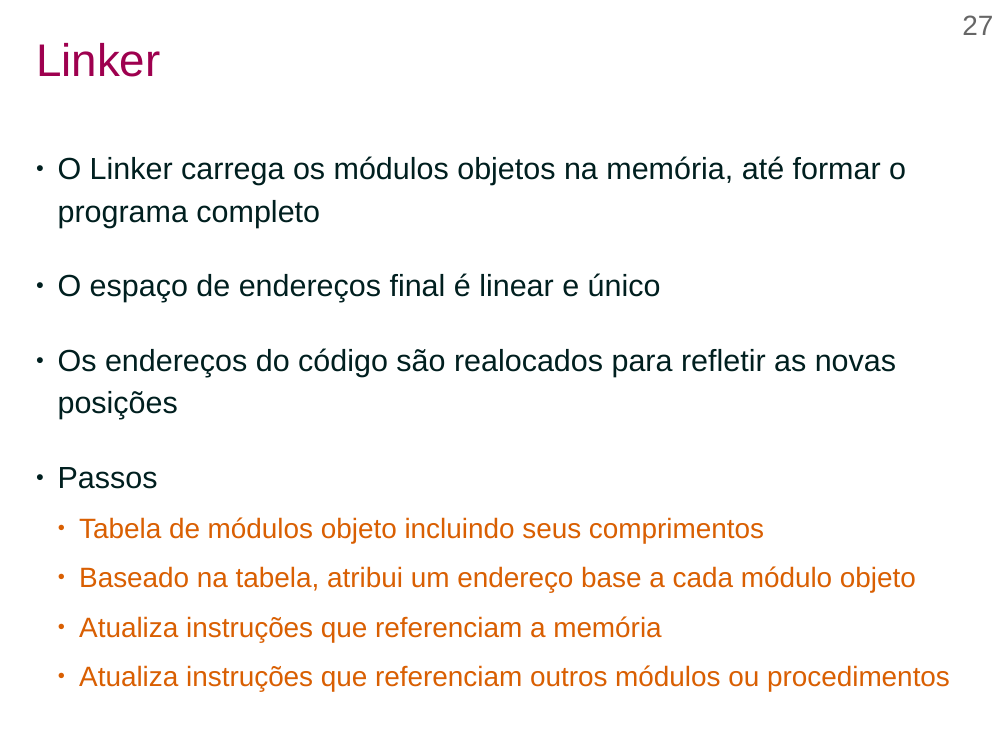
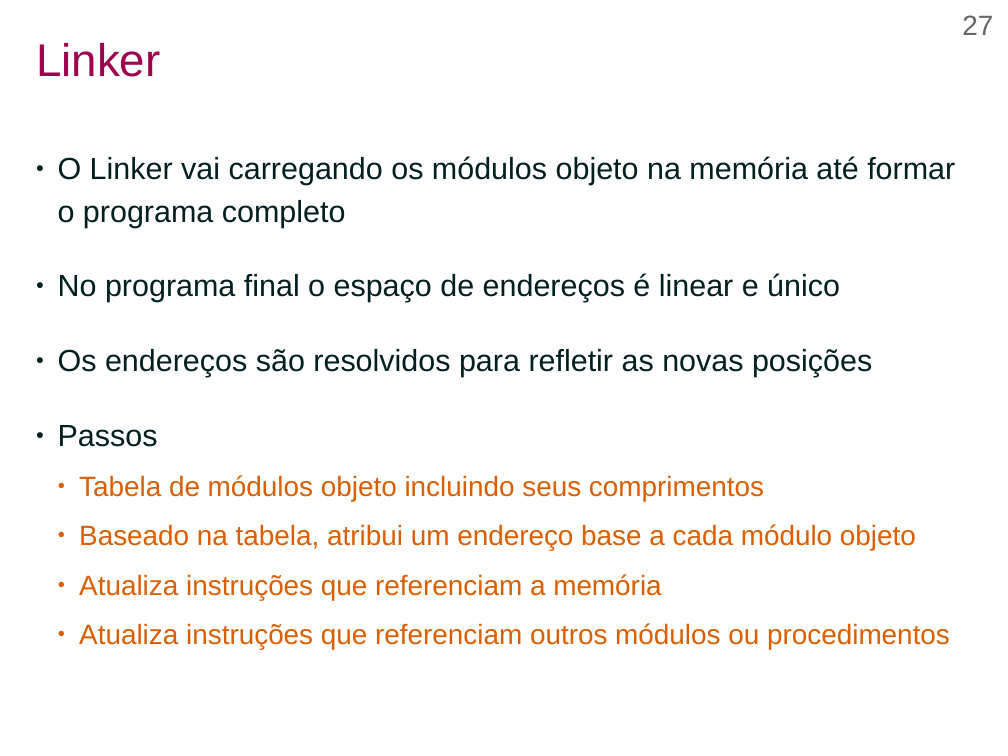
Before and after one commit to efurlanm/teaching, a slide deck: slide 27 of aed/AED-U1S2-Assembly.odp. Drawn at 1008x756 pixels with LibreOffice and Linux fonts; fonts in the diff are those of the drawing; background and template pictures are left out. Boxes give left, top, right and bottom in pixels: in the first picture for what was removed or moved away, otherwise in the second. Text is boxed around its words. In the diff, an @@ line names an element or a change of style, - is before the commit and + after.

```diff
--- a/aed/AED-U1S2-Assembly.odp
+++ b/aed/AED-U1S2-Assembly.odp
@@ text at [58, 156, 955, 377]: text changed @@
-● O Linker carrega os módulos objetos na memória, até formar o programa completo
-● O espaço de endereços final é linear e único
-● Os endereços do código são realocados para refletir as novas posições
+● O Linker vai carregando os módulos objeto na memória até formar o programa completo
+● No programa final o espaço de endereços é linear e único
+● Os endereços são resolvidos para refletir as novas posições
```
Also in this commit, not shown: 30 other slides changed, 18 other files.
